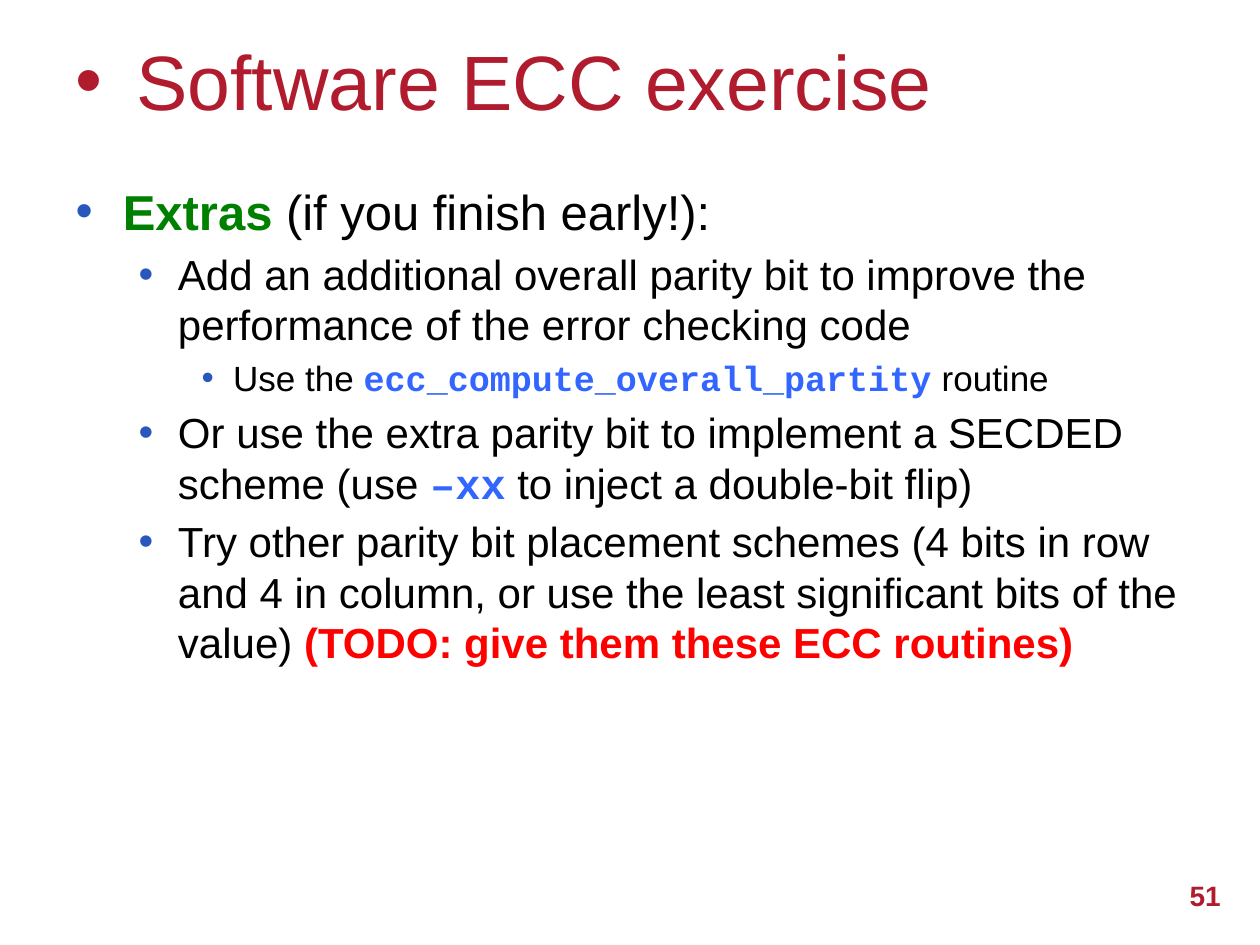
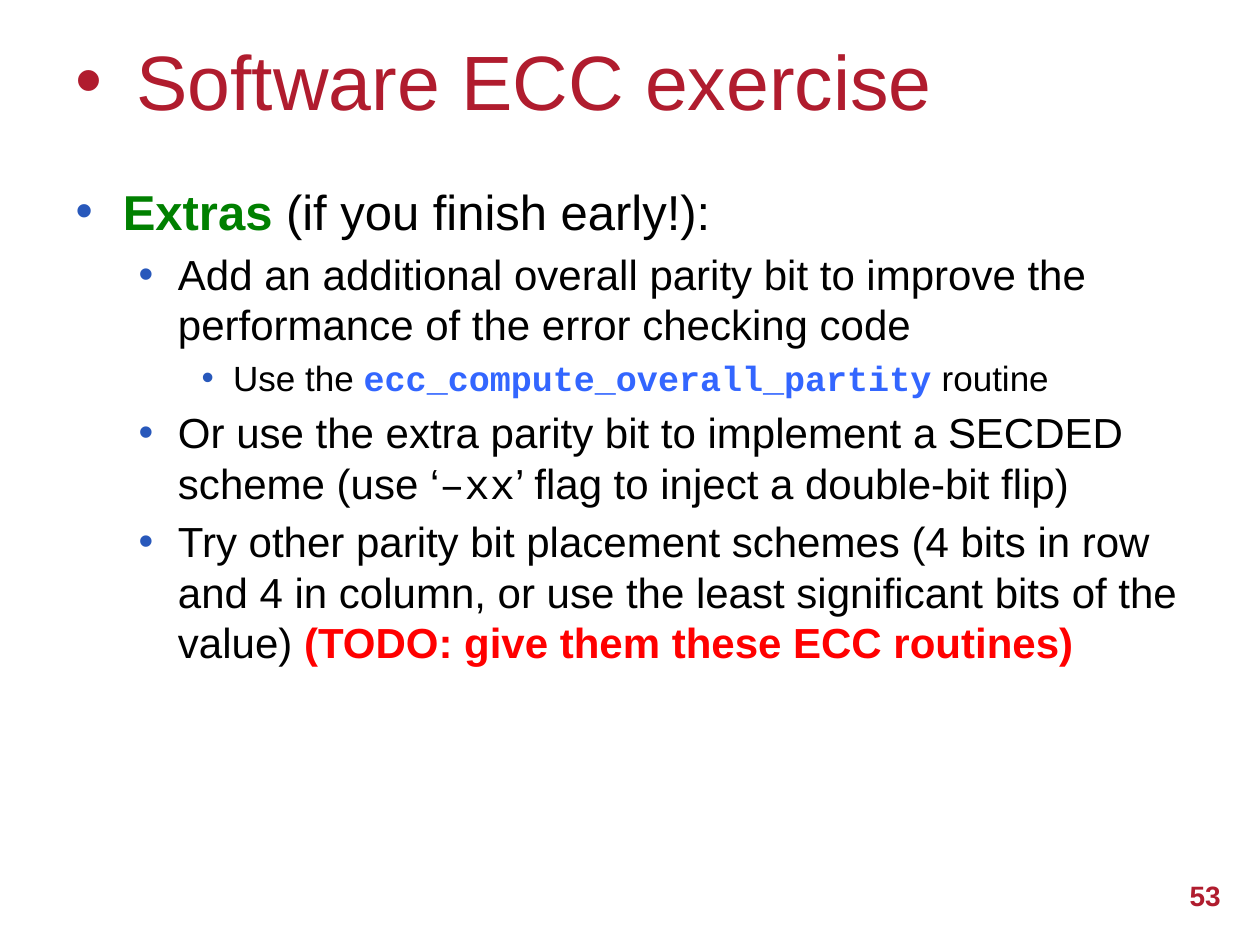
Before and after one commit to UoB-HPC/abft-training, a slide deck: slide 53 of sparse-abft.pptx (slide 51 before the commit). Drawn at 1260x945 pixels with LibreOffice and Linux fonts; fonts in the diff are those of the drawing; background and template pictures are left out. Boxes give left, top, right and bottom in pixels: in the first picture for what was removed or moved away, otherwise in the second. Text is boxed around its words. In the diff, an @@ line names an element or a change of style, - is before the commit and + after.

```diff
--- a/sparse-abft.pptx
+++ b/sparse-abft.pptx
@@ text at [178,417,1123,507]: text changed @@
-  • Or use the extra parity bit to implement a SECDED scheme (use –xx to inject a double-bit flip)
+  • Or use the extra parity bit to implement a SECDED scheme (use ‘–xx’ flag to inject a double-bit flip)
@@ page number at [1190,886,1221,907]: text changed @@
-51
+53
```
Also in this commit, not shown: 2 slides added.
